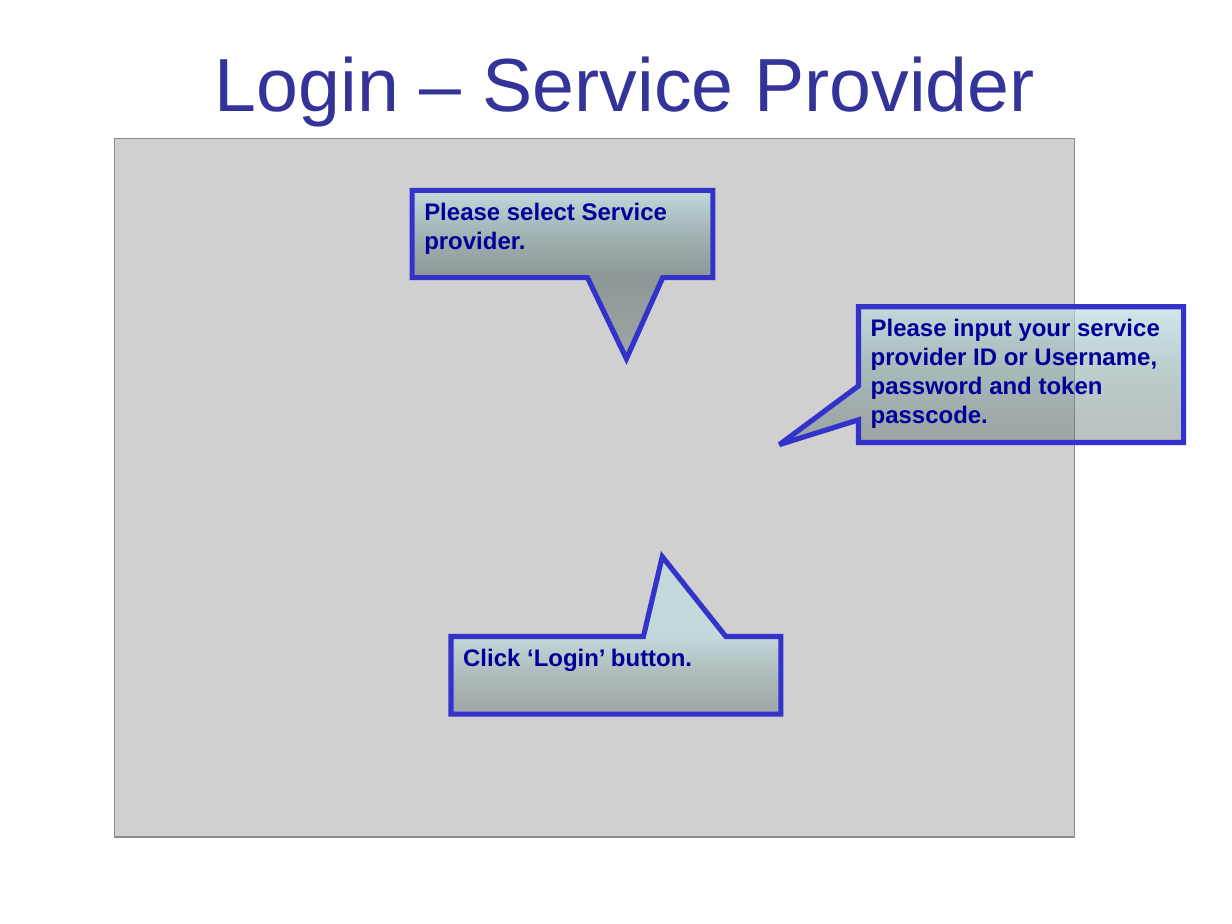
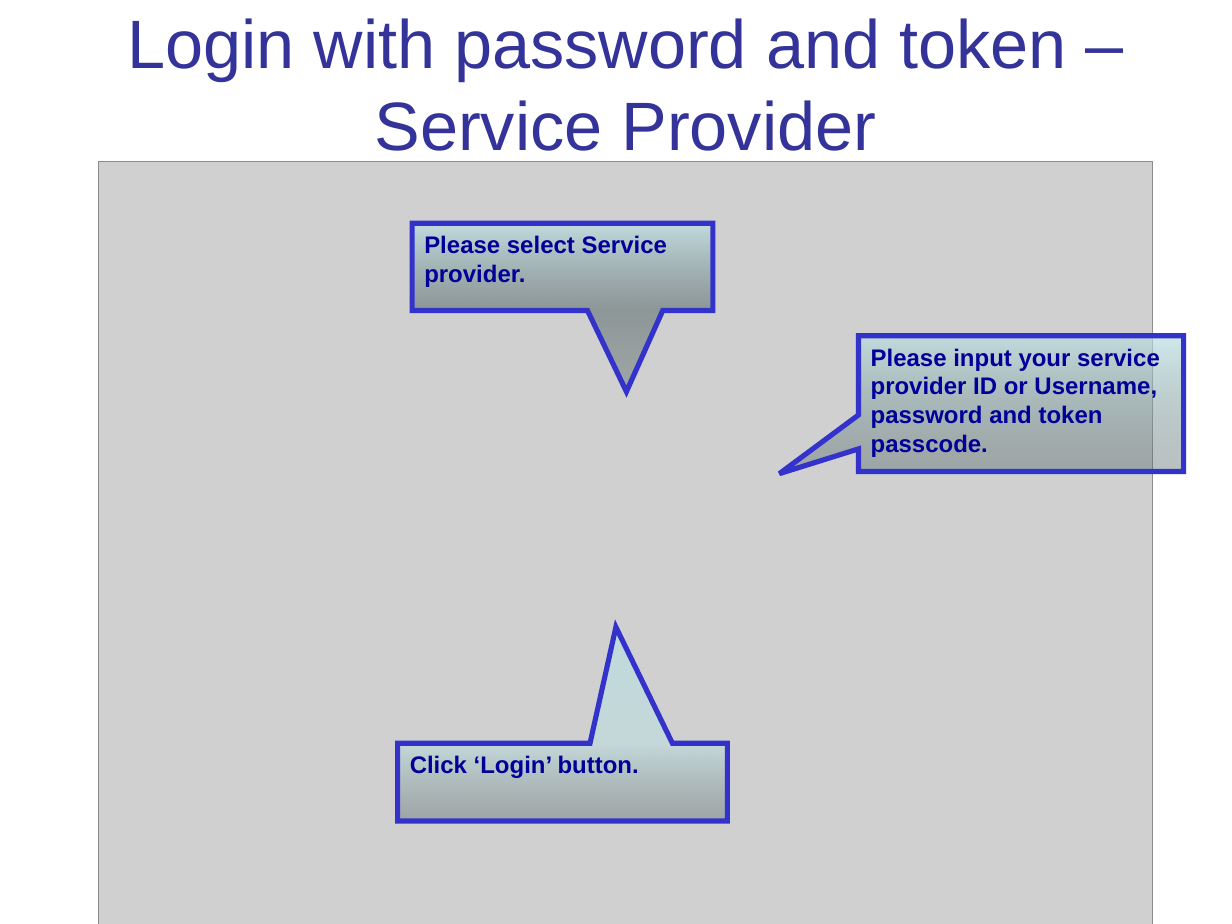
Before and after one commit to ethancyf/ethancyf, a slide deck: slide 1 of EHS2019/EHS/StaticPage/HCSP/Demo/EN/Doc/demo/5c-Login.pps. Drawn at 1232x924 pixels with LibreOffice and Linux fonts; fonts in the diff are those of the drawing; grey boxes stand for pictures; background and template pictures are left out. Boxes give left, top, right and bottom in pixels: in the first picture for what was removed or moved away, otherwise in the second. Text is boxed around its words. In the diff, an @@ line names an element or a change of style, - is before the commit and + after.

Commit message:
CRE20-011-02	Adoption of iAM Smart as the tool for direct login to eHS(S) Phase 2 - Enable iAM Smart direct login in eHS(S)

```diff
--- a/EHS2019/EHS/StaticPage/HCSP/Demo/EN/Doc/demo/5c-Login.pps
+++ b/EHS2019/EHS/StaticPage/HCSP/Demo/EN/Doc/demo/5c-Login.pps
@@ title at <box>127,18,1066,162</box>: text changed; size 44 to 40 pt @@
-Login – Service Provider
+Login with password and token – Service Provider
@@ picture: place and size @@
-picture at <box>115,138,1074,837</box>
+picture at <box>99,161,1153,924</box>
@@ speech box "Please select Service provider.": place and size @@
-speech box "Please select Service provider." at <box>413,191,713,278</box>
+speech box "Please select Service provider." at <box>413,223,713,310</box>
@@ speech box "Please input your service provider ...": place and size @@
-speech box "Please input your service provider ..." at <box>859,307,1184,442</box>
+speech box "Please input your service provider ..." at <box>859,336,1184,472</box>
@@ speech box "Click ‘Login’ button.": place and size @@
-speech box "Click ‘Login’ button." at <box>451,637,781,715</box>
+speech box "Click ‘Login’ button." at <box>398,743,728,821</box>
@@ speech box "Click ‘Login’ button." at <box>398,743,728,821</box>: proportions changed @@
```
Also in this commit, not shown: 1 slide added, 15 other files.
